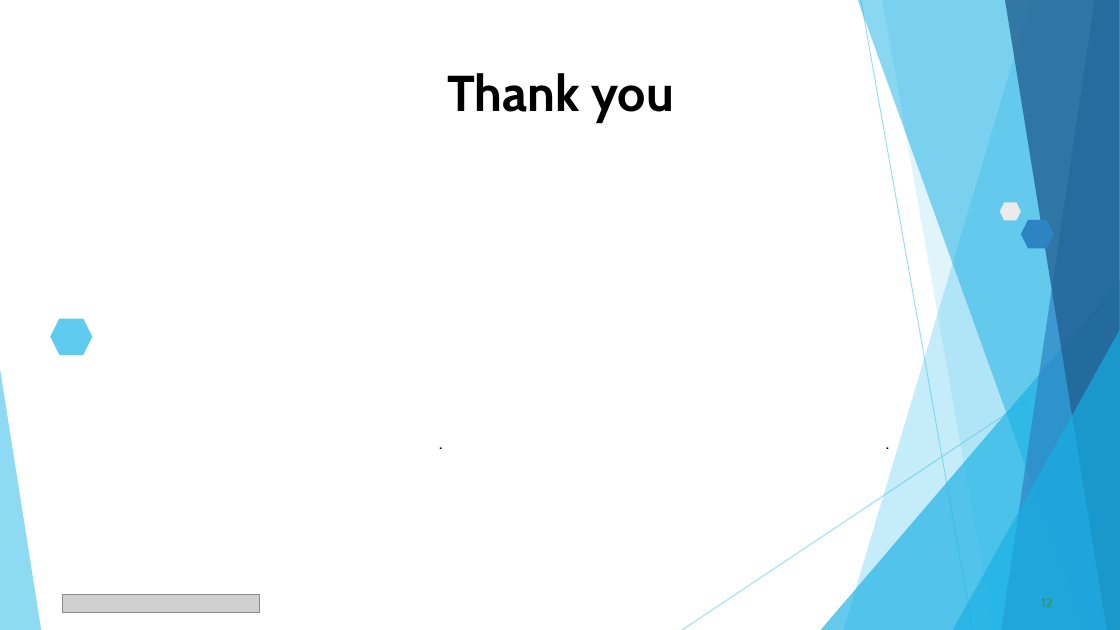
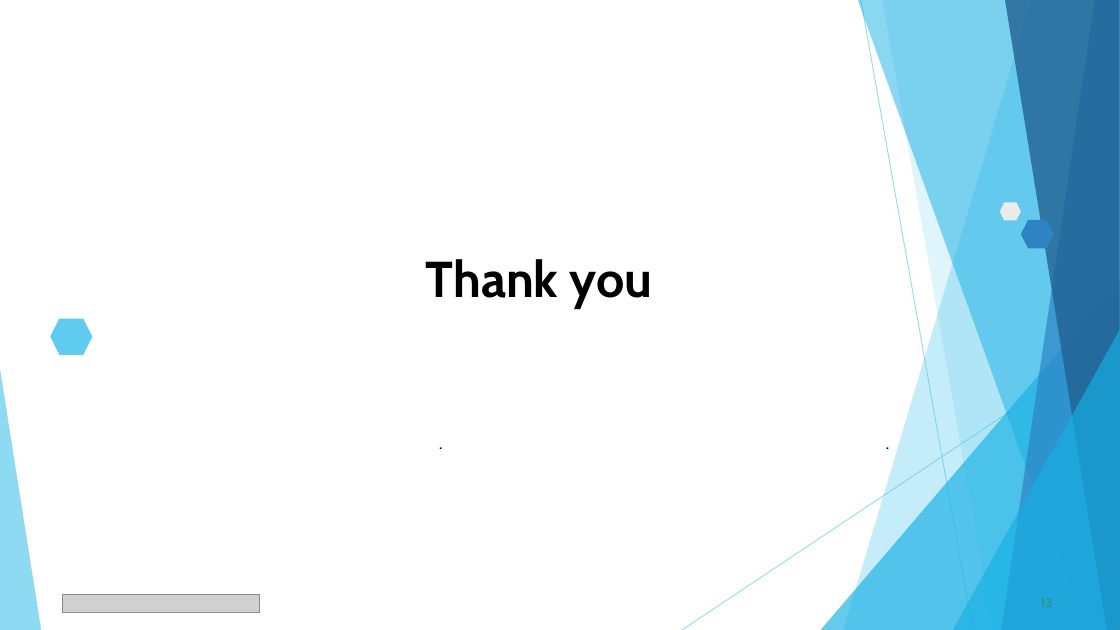
Before and after one commit to 1905Pras/VOIS_AICTE_Oct2025_MajorProject_Prasanth-M, a slide deck: slide 13 of Prasanth M_Netflix Data Analysis Project PPT.pptx (slide 12 before the commit). Drawn at 1120x630 pixels with LibreOffice and Linux fonts; fonts in the diff are those of the drawing; grey boxes stand for pictures. Boxes give left, top, right and bottom in pixels: in the first picture for what was removed or moved away, otherwise in the second. Text is boxed around its words. In the diff, an @@ line names an element or a change of style, - is before the commit and + after.

```diff
--- a/Prasanth M_Netflix Data Analysis Project PPT.pptx
+++ b/Prasanth M_Netflix Data Analysis Project PPT.pptx
@@ title "Thank you": place and size @@
-title "Thank you" at bbox=[447, 73, 674, 122]
+title "Thank you" at bbox=[426, 259, 653, 308]
@@ page number at bbox=[1041, 598, 1053, 607]: text changed @@
-12
+13
```
Also in this commit, not shown: 3 other slides changed, 4 slides added, 3 slides removed.
